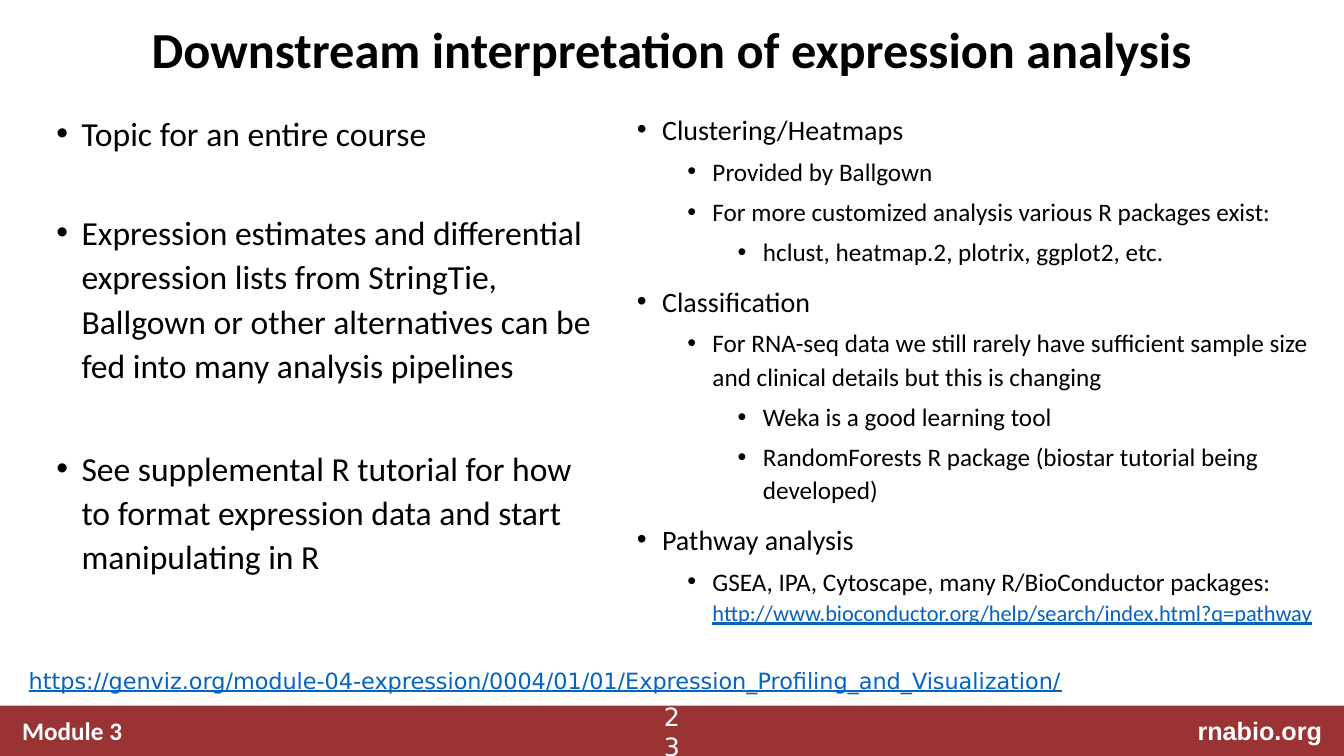
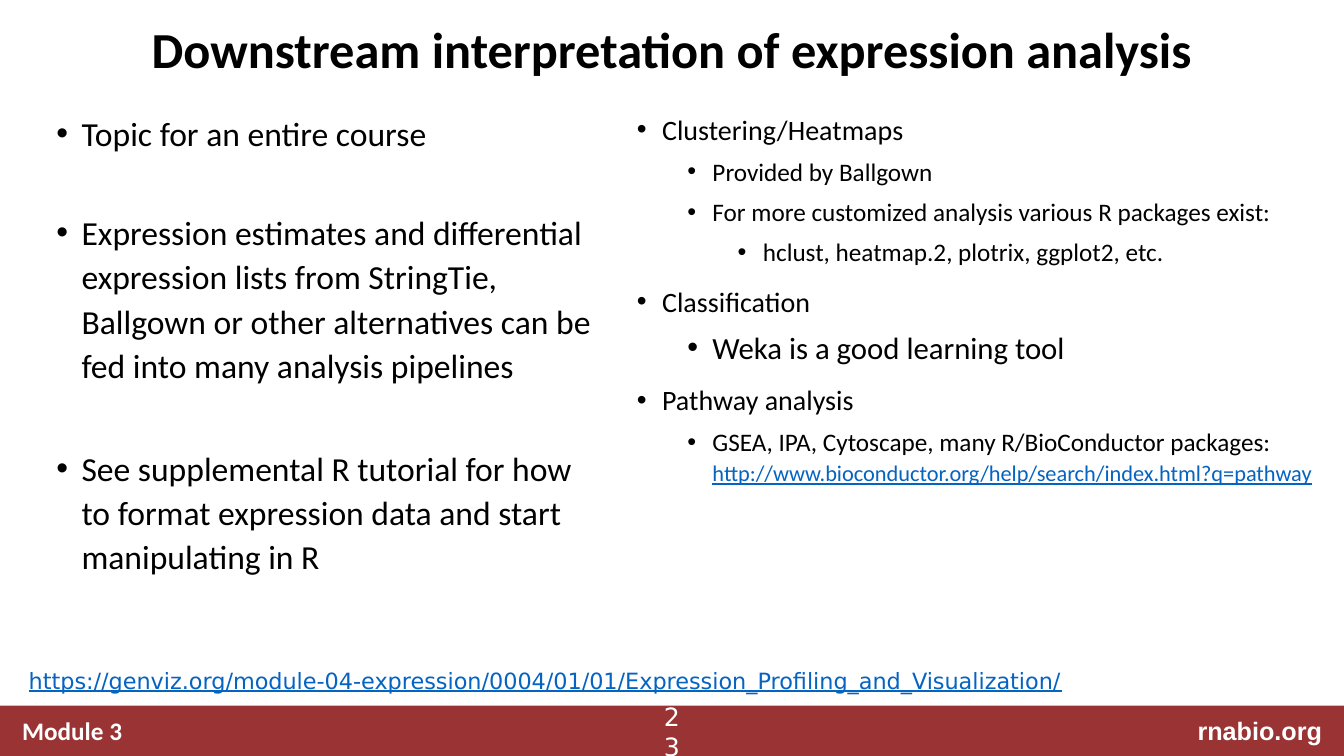
Before and after one commit to griffithlab/rnabio.org, a slide deck: slide 23 of assets/lectures/cbw/2024/full/RNASeq_Module3_AbundanceEstimation_DifferentialExpression.pptx. Drawn at 1344x756 pixels with LibreOffice and Linux fonts; fonts in the diff are those of the drawing. Boxes give left, top, right and bottom in pixels: in the first picture for what was removed or moved away, otherwise in the second. Text is boxed around its words. In the diff, an @@ line names an element or a change of style, - is before the commit and + after.

```diff
--- a/assets/lectures/cbw/2024/full/RNASeq_Module3_AbundanceEstimation_DifferentialExpression.pptx
+++ b/assets/lectures/cbw/2024/full/RNASeq_Module3_AbundanceEstimation_DifferentialExpression.pptx
@@ text at (712,334,1308,391): paragraph removed @@
-  • For RNA-seq data we still rarely have sufficient sample size and clinical details but this is changing
@@ text at (712,337,1064,365): size 18 to 22 pt in "Weka is a good learning tool"; list level 3 to 2 in "Weka is a good learning ..." @@
@@ text at (763,448,1258,503): paragraph removed @@
-    • RandomForests R package (biostar tutorial being developed)
```
Also in this commit, not shown: 2 other slides changed, 1 slide added, 3 other files.
